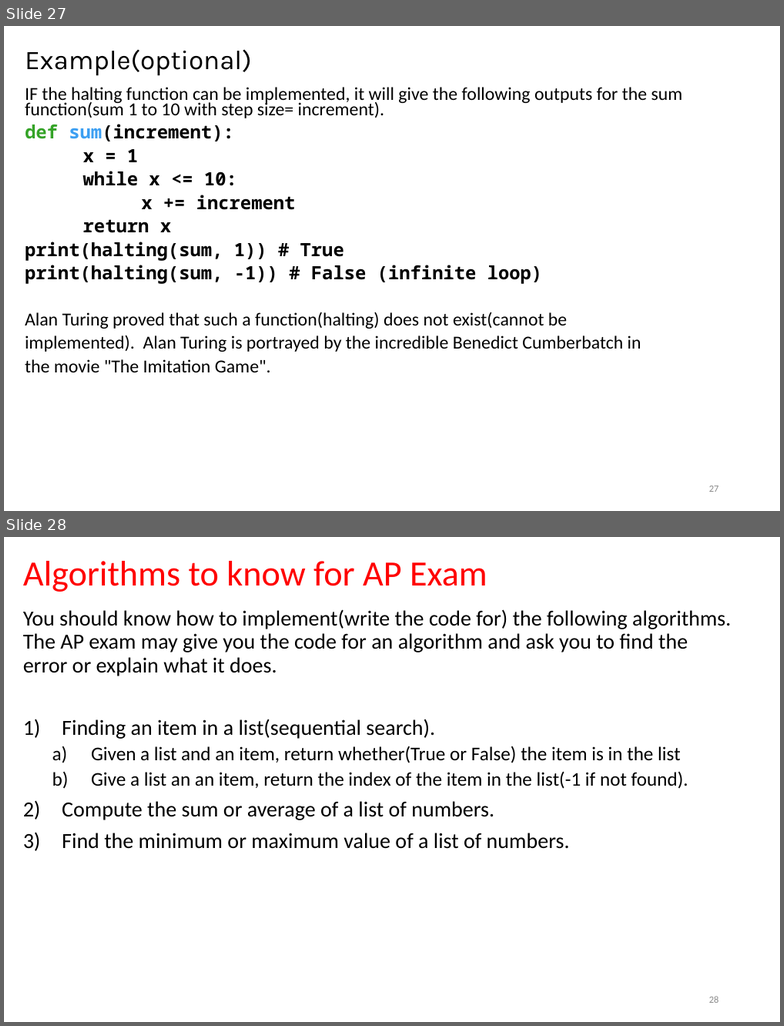
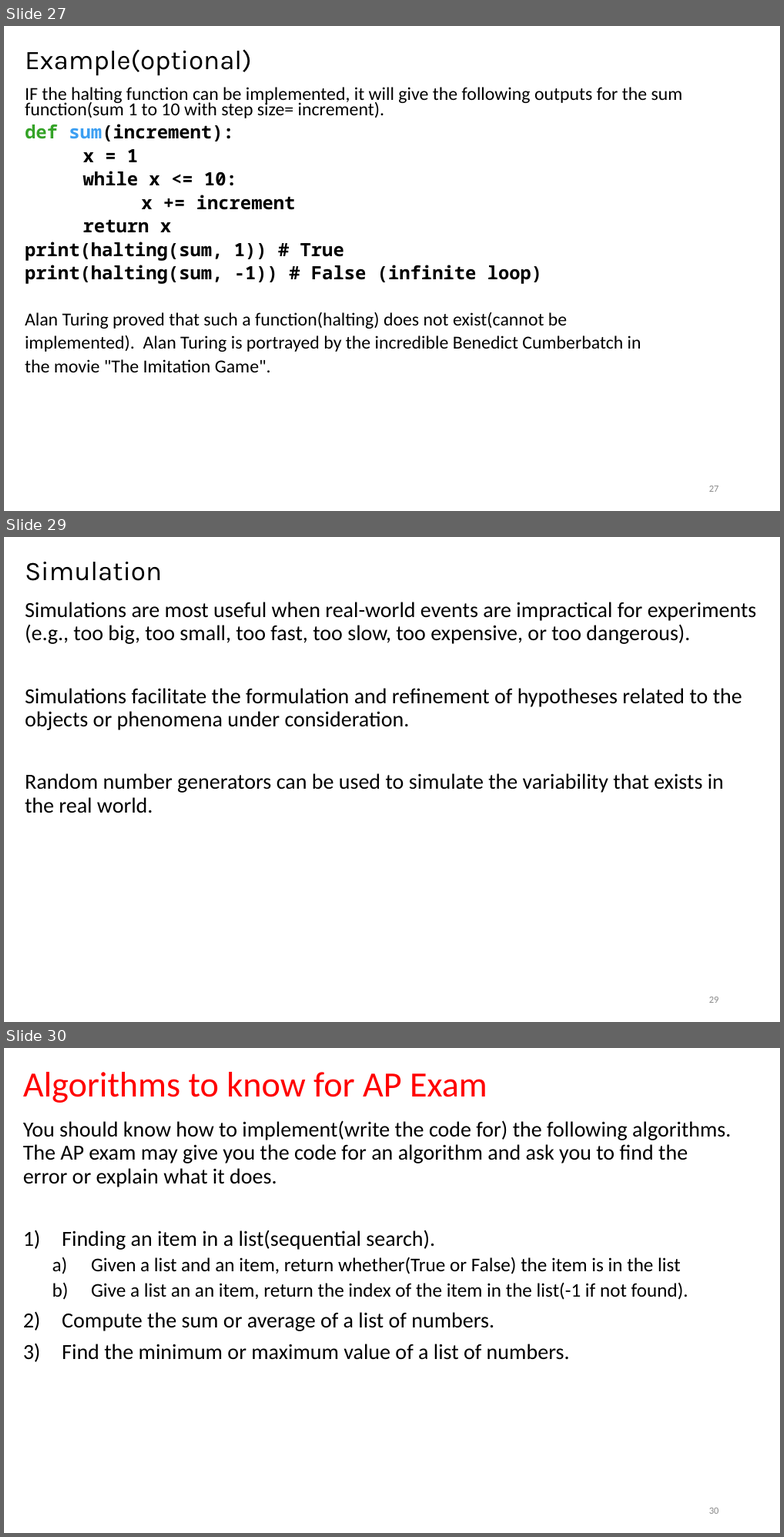
Before and after one commit to LongBaoNguyen/longbaonguyen.github.io, a slide deck: courses/apcsp/lect22.pptx. Shown one above the other, each under a label of ours: slides 27 and 28 before the commit, slides 27, 29 and 30 after it; the slides between them are not shown. The pictures are 784x1026 and 784x1537 pixels, drawn with LibreOffice and Linux fonts; fonts in the diff are those of the drawing. Boxes give left, top, right and bottom in pixels: in the first picture for what was removed or moved away, otherwise in the second. Text is boxed around its words. In the diff, an @@ line names an element or a change of style, - is before the commit and + after.

```diff
--- a/courses/apcsp/lect22.pptx
+++ b/courses/apcsp/lect22.pptx
@@ slide 29 added at (4,537,780,1022), background #FFFFFF @@
@@ title added at (25,562,162,581), 25 pt, text #000000 @@
+Simulation
@@ text added at (25,602,757,813), 20 pt, text #000000 @@
+Simulations are most useful when real-world events are impractical for experiments (e.g., too big, too small, too fast, too slow, too expensive, or too dangerous).
+Simulations facilitate the formulation and refinement of hypotheses related to the objects or phenomena under consideration.
+Random number generators can be used to simulate the variability that exists in the real world.
@@ page number added at (709,997,719,1003), 9 pt, text #8C8C8C @@
+29
@@ what was slide 28 is now slide 30 @@
@@ page number at (709,1508,719,1514): text changed @@
-28
+30
```
Also in this commit, not shown: 1 other slide added, 2 other files.
